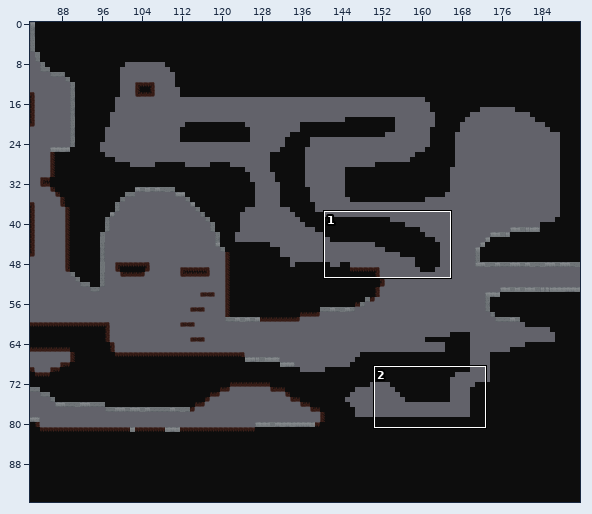
One commit to this Tiled map: maps/caves.tmx. Above: a wide view before the commit, with the close-up outlined.
Close-up. First the earlier version:
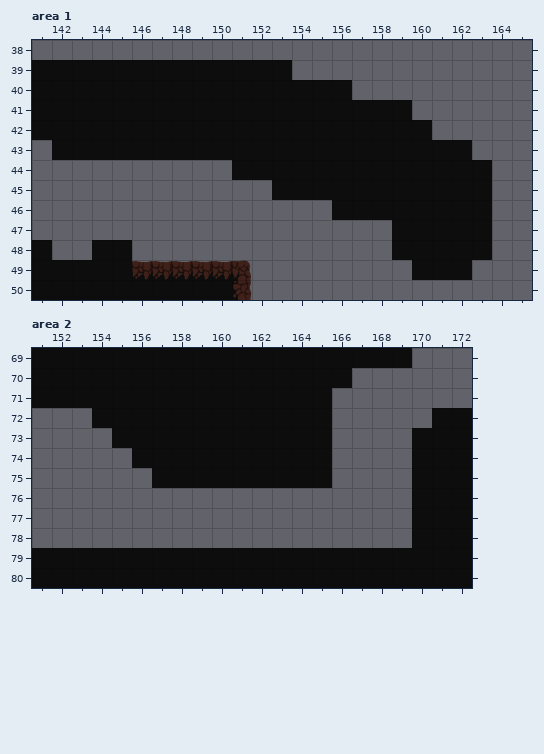
Cells are 64x64 px. Shown: area 1 x 141..165, y 38..50; area 2 x 151..172, y 69..80. The commit also changed other parts of the map, which this record leaves out.
After:
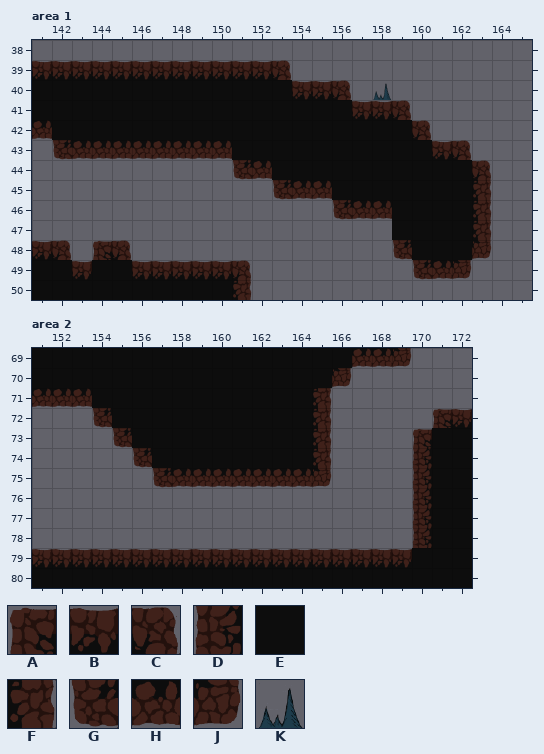
Key: from "rocks": A 5, B 6, C 7, D 9, E 10, F 11, G 13, H 14, J 15; from "trees": K 19.
_ is an empty cell, . an unchanged one.
Diff:
--- layer "background tiles", area 1
@@ x 158..158 @@
-40 _
+40 K
--- layer "solid tiles", area 1
@@ x 141..163 @@
-39 EEEEEEEEEEEEE..........
-40 .............EEE.......
-41 ................EEE....
-42 E..................E...
-43 .EEEEEEEEE..........EE.
-44 ..........EE..........E
-45 ............EEE.......E
-46 ...............EEE....E
-47 ......................E
-48 E_.EE.............E...E
-49 ..E................EEE.
+39 BBBBBBBBBBBBC..........
+40 .............BBC.......
+41 ................BBC....
+42 H..................C...
+43 .GHHHHHHHH..........BC.
+44 ..........GH..........C
+45 ............GHH.......F
+46 ...............GHH....F
+47 ......................F
+48 BC.AC.............G...J
+49 ..B................GHJ.
--- layer "solid tiles", area 2
@@ x 151..172 @@
-69 ................EEE...
-70 ...............E......
-71 EEE...........E.......
-72 ...E..........E.....EE
-73 ....E.........E....E..
-74 .....E........E....E..
-75 ......EEEEEEEEE....E..
-76 ...................E..
-77 ...................E..
-78 ...................E..
-79 EEEEEEEEEEEEEEEEEEE...
+69 ................HHJ...
+70 ...............J......
+71 HHH...........F.......
+72 ...G..........F.....AB
+73 ....G.........F....A..
+74 .....G........F....D..
+75 ......GHHHHHHHJ....D..
+76 ...................D..
+77 ...................D..
+78 ...................D..
+79 BBBBBBBBBBBBBBBBBBB...
Where, in picture pixels (left, top, right, bottom), the same in both close-ups:
changed: (32, 60, 492, 280)
changed: (32, 348, 472, 568)
